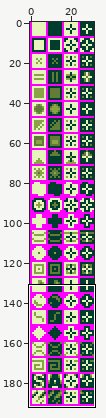
Sprite sheet -- src/res/sprite_block_gfx.png. Above: a wide view before the commit, with the close-up outlined.
Close-up. As it was:
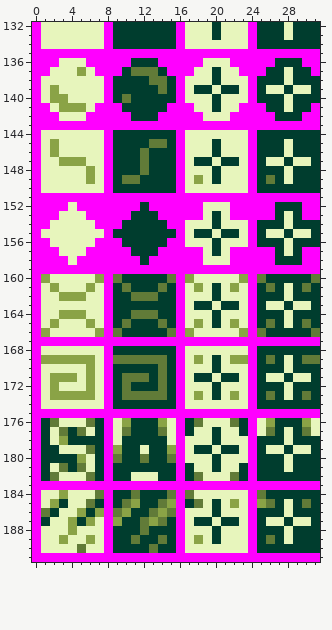
The file is 32x192 pixels. Shown: x 0..31, y 132..191. The commit also changed other parts of the picture, which this record leaves out.
Once edited:
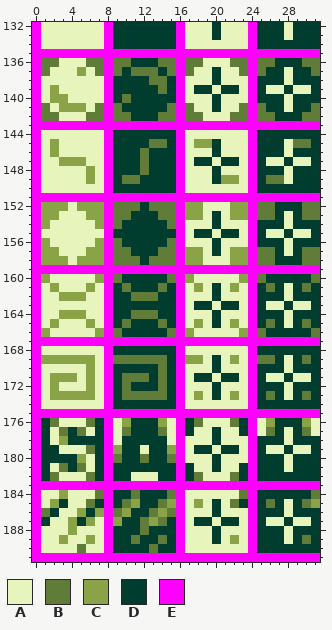
Palette (. is transparent): A #e7f5bc  B #617b38  C #8aa346  D #003d2e  E #ff00ff
From old to new:
The author changed colour B to colour A in row 184 at x 17.
The author changed colour C to colour A in row 149 at x 18; in row 169 at x 23; in row 189 at x 18.
The author changed colour D to colour A in row 185 at x 17.
The author changed colour A to colour B in row 184 at x 23.
The author changed colour C to colour B in row 185 at x 22.
The author changed colour D to colour B in row 145 at x 29 to 30; in row 149 at x 27; in row 169 at x 25; in row 184 at x 31; in row 189 at x 30.
The author changed colour E to colour B in row 136 at x 1 to 2, 6 to 7, 9 to 10, 14 to 15, 17 to 18, 22 to 23, 25 to 26 and 30 to 31; in row 137 at x 1, 7, 9, 15, 17, 23, 25 and 31; in row 141 at x 1, 7, 9, 15, 17, 23, 25 and 31; in row 142 at x 1 to 2, 6 to 7, 9 to 10, 14 to 15, 17 to 18, 22 to 23, 25 to 26 and 30 to 31; in row 152 at x 9 to 11, 13 to 15, 25 to 26 and 30 to 31; in row 153 at x 9 to 10, 14 to 15, 25 to 26 and 30 to 31.
The author changed colour E to colour B in row 154 at x 9 and 15; in row 156 at x 9 and 15; in row 157 at x 9 to 10, 14 to 15, 25 to 26 and 30 to 31; in row 158 at x 9 to 11, 13 to 15, 25 to 26 and 30 to 31.
The author changed colour A to colour C in row 145 at x 18 to 19; in row 149 at x 21 to 22; in row 169 at x 17; in row 189 at x 22.
The author changed colour B to colour C in row 185 at x 18.
The author changed colour D to colour C in row 185 at x 31.
The author changed colour E to colour C in row 152 at x 1 to 3, 5 to 7, 17 to 18 and 22 to 23; in row 153 at x 1 to 2, 6 to 7, 17 to 18 and 22 to 23; in row 154 at x 1 and 7; in row 156 at x 1 and 7; in row 157 at x 1 to 2, 6 to 7, 17 to 18 and 22 to 23; in row 158 at x 1 to 3, 5 to 7, 17 to 18 and 22 to 23.
The author changed colour A to colour D in row 185 at x 23.
The author changed colour B to colour D in row 169 at x 31; in row 184 at x 25; in row 189 at x 26.
The author changed colour C to colour D in row 185 at x 25.
